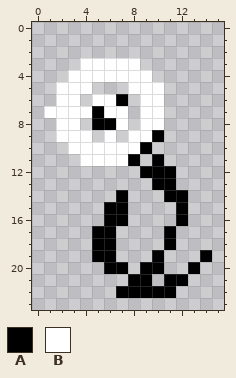
Pixel-art sprite, stored at Textures/SLK_Creatures/thorny_dandy.png. The picture above is the old version.
The file is 16x24 pixels.
Palette (. is transparent): A #000000  B #ffffff
Pixels before, first column x 1:
 3 ...BBBBB......
 4 ..BBBBBBB.....
 5 .BBB...BBB....
 6 .BB.BBA.BB....
 7 BBBBABB.BB....
 8 .BB.AAB.BB....
 9 .BBB.B.BBA....
10 ..BBBBBBA.....
11 ...BBBBA.A....
12 ........AAA...
13 .........AA...
14 ......A...AA..
15 .....AA....A..
16 .....AA....A..
17 ....AA....A...
18 ....AA....A...
19 ....AA...A...A
20 .....AA.AA..A.
21 .......AA.AA..
22 ......AAAAA...
New version:
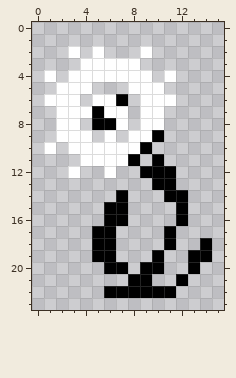
Changes in this commit:
Colour A now appears in row 18 at x 14; in row 19 at x 13; in row 22 at x 6.
Colour B now appears in row 2 at x 3, 5 and 9; in row 4 at x 1 and 11; in row 6 at x 1 and 11; in row 10 at x 1; in row 12 at x 3 and 6.
The edit erases colour A in row 21 at x 11.
The edit erases colour B in row 7 at x 1.
